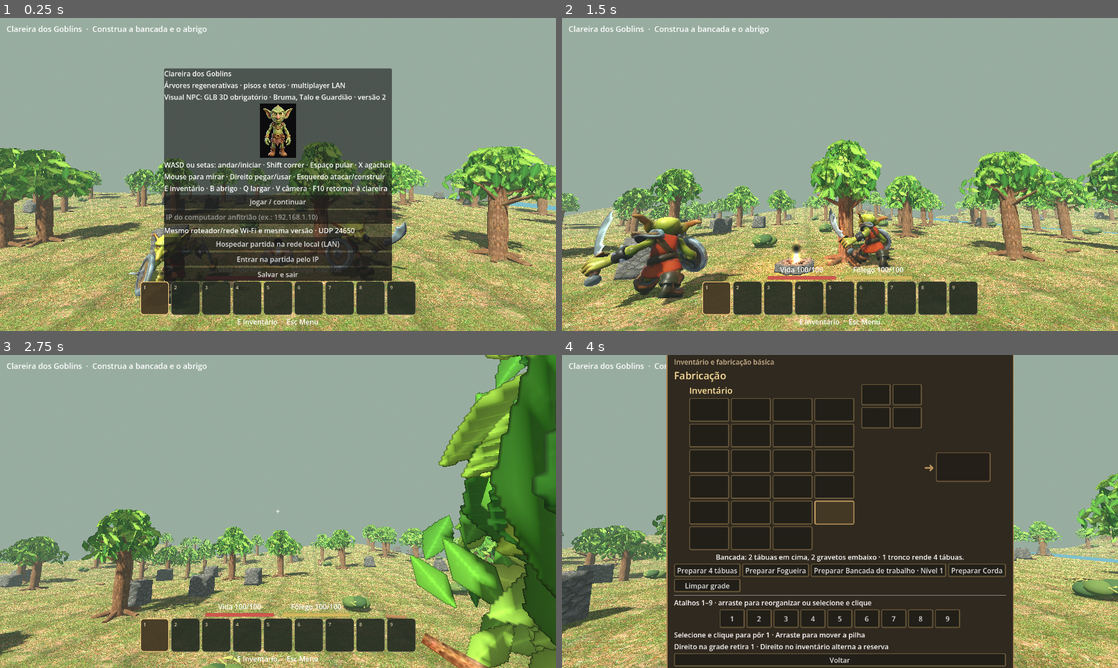
Above: before the commit, frames 1-4 (two rows, left to right).
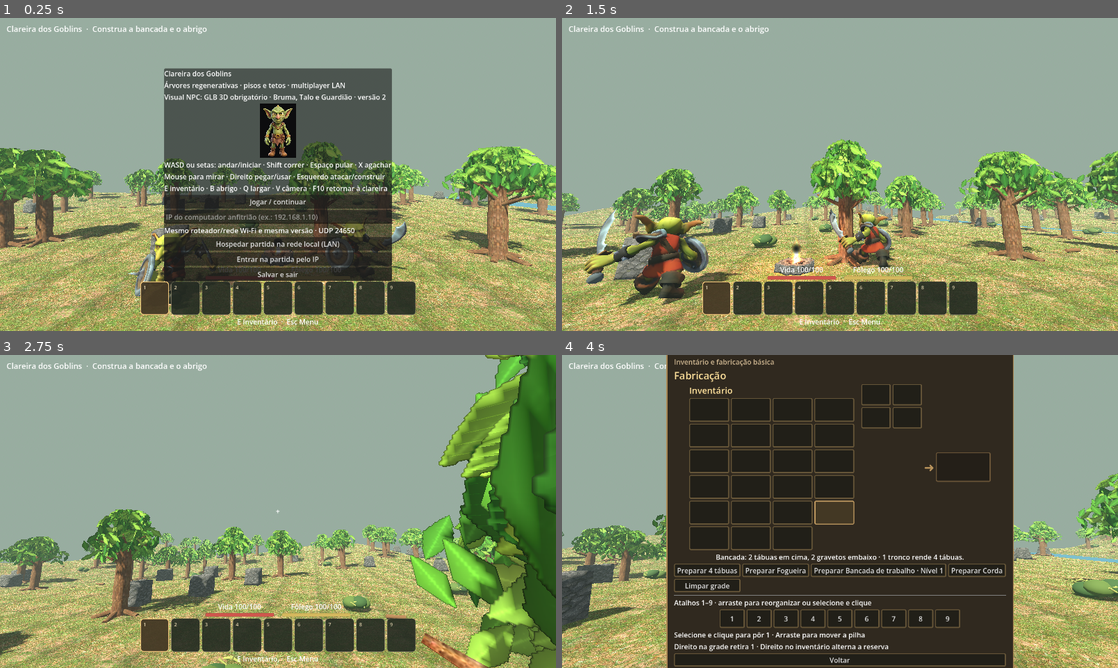
Above: after the commit, the same moments.

Repository: clebertressi88/clareira-dos-goblins
Game: Godot game, scene res://main.tscn
Two runs of this game, one before a commit and one after it. Both use one fixed random seed, a clock stepped at 60 frames per second and the inputs below.
Inputs (mouse positions are in pixels of both pictures, inside the frame that each line leads up to):
- Up to frame 1 (0.25 s): no input
- Up to frame 2 (1.5 s): click "Jogar / continuar" at 0.5 s; tap Enter at 1.25, 1.35 s; move the mouse to (867, 174) at 1.27 s; hold W (goblin_frente) from 1.28 s (still down); click (867, 174) at 1.42 s
- Up to frame 3 (2.75 s): keep holding W (goblin_frente); tap Space at 1.52, 1.82, 2.27, 2.57 s; move the mouse to (250, 511) at 2.02 s; tap Keypad Enter at 2.1 s
- Up to frame 4 (4 s): keep holding W (goblin_frente); move the mouse to (851, 505) at 2.77 s; hold Shift 2.78-3.53 s; move the mouse to (834, 517) at 3.52 s; tap E at 3.6 s; click (834, 517) at 3.67 s; tap Space at 3.77 s

The runs differ from the first frame. In frame 1, less than 0.1% of the frame differs, in the area x 4-72%, y 48-89%; in frame 2, 1.5%, in the area x 3-74%, y 56-93%; in frame 3, less than 0.1%; in frame 4, less than 0.1%.

Commit message:
feat: animar goblins com shader texturizado e aplicar GLB aos jogadores LAN

Diff:
--- a/Projeto-Godot/main.gd
+++ b/Projeto-Godot/main.gd
@@ -36,6 +36,7 @@
 const NPC_MODEL_PATH := "res://modelos/goblin_npc.glb"
 # Preload obrigatorio: se o GLB nao for importado, o jogo nao compila uma aparencia antiga por engano.
 const NPC_MODEL_SCENE: PackedScene = preload("res://modelos/goblin_npc.glb")
+const NPC_MOTION_SHADER: Shader = preload("res://modelos/goblin_motion.gdshader")
 const BUILD_TAG := "Árvores regenerativas · pisos e tetos · multiplayer LAN"
 const BACKPACK_SIZE := 12
 const BACKPACK_STACK_LIMIT := 64
@@ -411,7 +412,7 @@
 	player_model.name = "Protagonista"
 	player.add_child(player_model)
 	player_model.rotation.y = PI
-	goblin(player_model,Color("#895938"),true)
+	goblin_npc(player_model,Color("#895938"))
 	backpack_visual = Node3D.new()
 	backpack_visual.name = "MochilaVestida"
 	player_model.add_child(backpack_visual)
@@ -1252,7 +1253,24 @@
 	var ratio := 1.50/maxf(high.y-low.y,0.01)
 	model.scale = Vector3.ONE*ratio
 	model.position = Vector3(-(low.x+high.x)*0.5,-low.y,-(low.z+high.z)*0.5)*ratio
-	pivot.rotation.y = 0.0 # O GLB ja aponta para +Z: girar PI fazia os NPCs andarem de costas.
+	pivot.rotation.y = 0.0 # O GLB ja aponta para +Z; avatar do jogador usa Visual em PI.
+	var animation_materials: Array = []
+	for child in model.find_children("*","MeshInstance3D",true,false):
+		var part := child as MeshInstance3D
+		if part.mesh == null:
+			continue
+		var source_material := part.get_active_material(0) as BaseMaterial3D
+		if source_material == null or source_material.albedo_texture == null:
+			push_warning("Goblin GLB sem atlas no material: mantendo material original desta malha.")
+			continue
+		var animated_material := ShaderMaterial.new()
+		animated_material.shader = NPC_MOTION_SHADER
+		animated_material.set_shader_parameter("atlas_texture",source_material.albedo_texture)
+		animated_material.set_shader_parameter("atlas_tint",source_material.albedo_color)
+		animated_material.set_shader_parameter("phase_offset",float(o.get_instance_id()%17)*.38)
+		part.material_override = animated_material
+		animation_materials.append(animated_material)
+	o.set_meta("npc_anim_materials",animation_materials)
 	o.set_meta("modelo_goblin_npc",true)
 
 
@@ -1263,11 +1281,18 @@
 	if pivot == null:
 		return
 	var speed := Vector2(velocity.x,velocity.z).length()
-	var phase := float(visual.get_meta("npc_walk_phase",0.0))+speed*dt*6.5
-	visual.set_meta("npc_walk_phase",fposmod(phase,TAU))
-	var amount := minf(speed/1.2,1.0) if grounded else 0.0
-	pivot.position.y = maxf(0.0,sin(phase*2.0))*.026*amount
+	var phase := fposmod(float(visual.get_meta("npc_walk_phase",0.0))+dt*(4.0+speed*2.3),TAU)
+	visual.set_meta("npc_walk_phase",phase)
+	var target := clampf(speed/1.4,0.0,1.0) if grounded else 0.0
+	var amount := move_toward(float(visual.get_meta("npc_walk_amount",0.0)),target,dt*5.0)
+	visual.set_meta("npc_walk_amount",amount)
+	pivot.position.y = maxf(0.0,sin(phase*2.0))*.019*amount + sin(elapsed*1.7)*.003
 	pivot.rotation.z = sin(phase)*.028*amount
+	pivot.rotation.x = sin(phase)*.009*amount
+	for anim_material in visual.get_meta("npc_anim_materials",[]):
+		if anim_material is ShaderMaterial:
+			anim_material.set_shader_parameter("move_strength",amount)
+			anim_material.set_shader_parameter("move_rate",clampf(speed/1.4,.65,2.5))
 
 
 func goblin(o: Node3D, garment: Color, protagonist := false) -> void:
@@ -2903,7 +2928,7 @@
 			if player.position.y < wading_level:
 				player.position.y = wading_level
 				player.velocity.y = 0.0
-		walk_pose(player_model,player.get_real_velocity(),dt,player.is_on_floor())
+		animate_npc_model(player_model,player.get_real_velocity(),dt,player.is_on_floor())
 		eye_height = move_toward(eye_height,.96 if crouch else 1.49,dt*4.5)
 		update_camera()
 		var cell := Vector2i(floori(player.position.x/CHUNK),floori(player.position.z/CHUNK))
@@ -2916,7 +2941,20 @@
 		if elapsed>next_save:
 			next_save = elapsed+8
 			save_game()
-	# A rotina dos NPCs e o crescimento das arvores continuam durante os menus.
+	# Animacao continua em idle nos menus; clientes interpolam animacoes recebidas da rede.
+	if not moving:
+		animate_npc_model(player_model,Vector3.ZERO,dt,true)
+	if net_role=="client":
+		for npc in villagers:
+			if is_instance_valid(npc):
+				var net_vel: Vector3 = npc.get_meta("net_animation_velocity",Vector3.ZERO)
+				animate_npc_model(npc.get_node("Visual"),net_vel,dt,true)
+				npc.set_meta("net_animation_velocity",net_vel.move_toward(Vector3.ZERO,dt*3.5))
+		for mob in mobs:
+			if is_instance_valid(mob) and str(mob.get_meta("kind",""))=="guardian":
+				var net_vel: Vector3 = mob.get_meta("net_animation_velocity",Vector3.ZERO)
+				animate_npc_model(mob.get_node("Visual"),net_vel,dt,true)
+				mob.set_meta("net_animation_velocity",net_vel.move_toward(Vector3.ZERO,dt*3.5))
 	if net_role!="client":
 		update_villagers(dt)
 	tree_regrowth_clock += dt
@@ -2935,7 +2973,7 @@
 	for remote in remotes.values():
 		var destination: Vector3 = remote.get_meta("destination",remote.position)
 		var next: Vector3 = remote.position.lerp(destination,1.-exp(-dt*16.))
-		walk_pose(remote.get_child(0),(next-remote.position)/maxf(dt,.001),dt)
+		animate_npc_model(remote.get_child(0),(next-remote.position)/maxf(dt,.001),dt,true)
 		remote.position = next
 	var held: int = bar_items[selected]
 	spear.visible = not third_person and held in [0,8]
@@ -3905,11 +3943,11 @@
 		var angle := float(data.get("r",0.0))
 		if obj.has_meta("net_mob"):
 			var delta := (pos as Vector3)-obj.global_position
-			walk_pose(obj.get_node("Visual"),delta*7.0,.15,true)
+			obj.set_meta("net_animation_velocity",delta*7.0)
 			obj.global_position = obj.global_position.lerp(pos,.65) if delta.length()<10.0 else pos
 		else:
 			var delta := (pos as Vector3)-obj.global_position
-			walk_pose(obj.get_node("Visual"),delta*7.0,.15,true)
+			obj.set_meta("net_animation_velocity",delta*7.0)
 			obj.global_position = obj.global_position.lerp(pos,.65) if delta.length()<10.0 else pos
 		obj.rotation.y = angle
 		if int(data.get("hp",-1))>=0:
@@ -4054,7 +4092,7 @@
 	var visual := Node3D.new()
 	avatar.add_child(visual)
 	visual.rotation.y = PI
-	goblin(visual,Color("#895938"),true)
+	goblin_npc(visual,Color("#895938"))
 	remotes[peer_id] = avatar
 	return avatar
 
--- /dev/null
+++ b/Projeto-Godot/modelos/goblin_motion.gdshader
@@ -0,0 +1,33 @@
+shader_type spatial;
+render_mode cull_disabled, diffuse_burley, specular_schlick_ggx;
+
+// Material exclusivo por personagem: todos usam a textura original do GLB.
+uniform sampler2D atlas_texture : source_color, filter_linear_mipmap, repeat_enable;
+uniform vec4 atlas_tint : source_color = vec4(1.0);
+uniform float move_strength : hint_range(0.0, 1.0) = 0.0;
+uniform float move_rate : hint_range(0.4, 3.0) = 1.0;
+uniform float phase_offset = 0.0;
+
+// O GLB fornecido nao possui armature/skinning. Deformacao leve por regiao
+// cria passada de pernas, contrabalanco dos bracos e respiracao idle
+// sem substituir a malha nem perder o atlas UV.
+void vertex() {
+	float phase = TIME * 7.0 * move_rate + phase_offset;
+	float side = step(5.0, VERTEX.x);
+	float swing = sin(phase + side * 3.14159265);
+	float legs = 1.0 - smoothstep(-51.0, -35.0, VERTEX.y);
+	float arms = smoothstep(-43.0, -32.0, VERTEX.y)
+		* (1.0 - smoothstep(-17.0, -9.0, VERTEX.y))
+		* smoothstep(11.0, 23.0, abs(VERTEX.x - 5.0));
+	float upper = smoothstep(-44.0, -30.0, VERTEX.y);
+	VERTEX.z += move_strength * (swing * 3.0 * legs - swing * 2.0 * arms);
+	VERTEX.y += move_strength * max(0.0, swing) * 1.35 * legs;
+	VERTEX.y += upper * sin(TIME * 1.7 + phase_offset) * 0.13;
+}
+
+void fragment() {
+	vec4 texel = texture(atlas_texture, UV) * atlas_tint;
+	ALBEDO = texel.rgb;
+	ROUGHNESS = 0.78;
+	METALLIC = 0.03;
+}
--- a/Projeto-Godot/tests/test_goblin_npc_model.gd
+++ b/Projeto-Godot/tests/test_goblin_npc_model.gd
@@ -64,8 +64,30 @@
 		fail("Guardiao continua com o GLB invertido em 180 graus.")
 		return
 	var player_model := game.get("player_model") as Node3D
-	if player_model != null and player_model.has_meta("modelo_goblin_npc"):
-		fail("Protagonista mudou sem autorizacao.")
+	if player_model == null or not player_model.has_meta("modelo_goblin_npc"):
+		fail("Jogador local nao esta usando o modelo texturizado GLB.")
 		return
-	print("GOBLIN MODEL OK: Bruma, Talo e Guardiao renderizam o GLB; jogador preservado.")
+	var avatar := game.call("net_create_avatar",92) as Node3D
+	if avatar == null or not (avatar.get_child(0) as Node3D).has_meta("modelo_goblin_npc"):
+		fail("Jogador remoto nao esta usando o GLB texturizado.")
+		return
+	for visual in [player_model,avatar.get_child(0),guardian.get_node("Visual"),
+			(game.get("objects") as Dictionary)["Bruma"].get_node("Visual"),
+			(game.get("objects") as Dictionary)["Talo"].get_node("Visual")]:
+		var anim_materials: Array = visual.get_meta("npc_anim_materials",[])
+		if anim_materials.size() < 2:
+			fail("Modelo sem material animado/texturizado: " + visual.name)
+			return
+		for animated_material in anim_materials:
+			if not animated_material is ShaderMaterial:
+				fail("Material nao e ShaderMaterial: " + visual.name)
+				return
+			if not (animated_material as ShaderMaterial).get_shader_parameter("atlas_texture") is Texture2D:
+				fail("Textura GLB nao esta conectada ao shader: " + visual.name)
+				return
+		game.call("animate_npc_model",visual,Vector3(2.0,0.0,0.0),0.2,true)
+		if float((anim_materials[0] as ShaderMaterial).get_shader_parameter("move_strength")) <= 0.0:
+			fail("A animacao nao reagiu a caminhada de " + visual.name)
+			return
+	print("GOBLIN MODEL OK: NPCs e jogadores usam atlas GLB e animacao procedural.")
 	quit(0)
